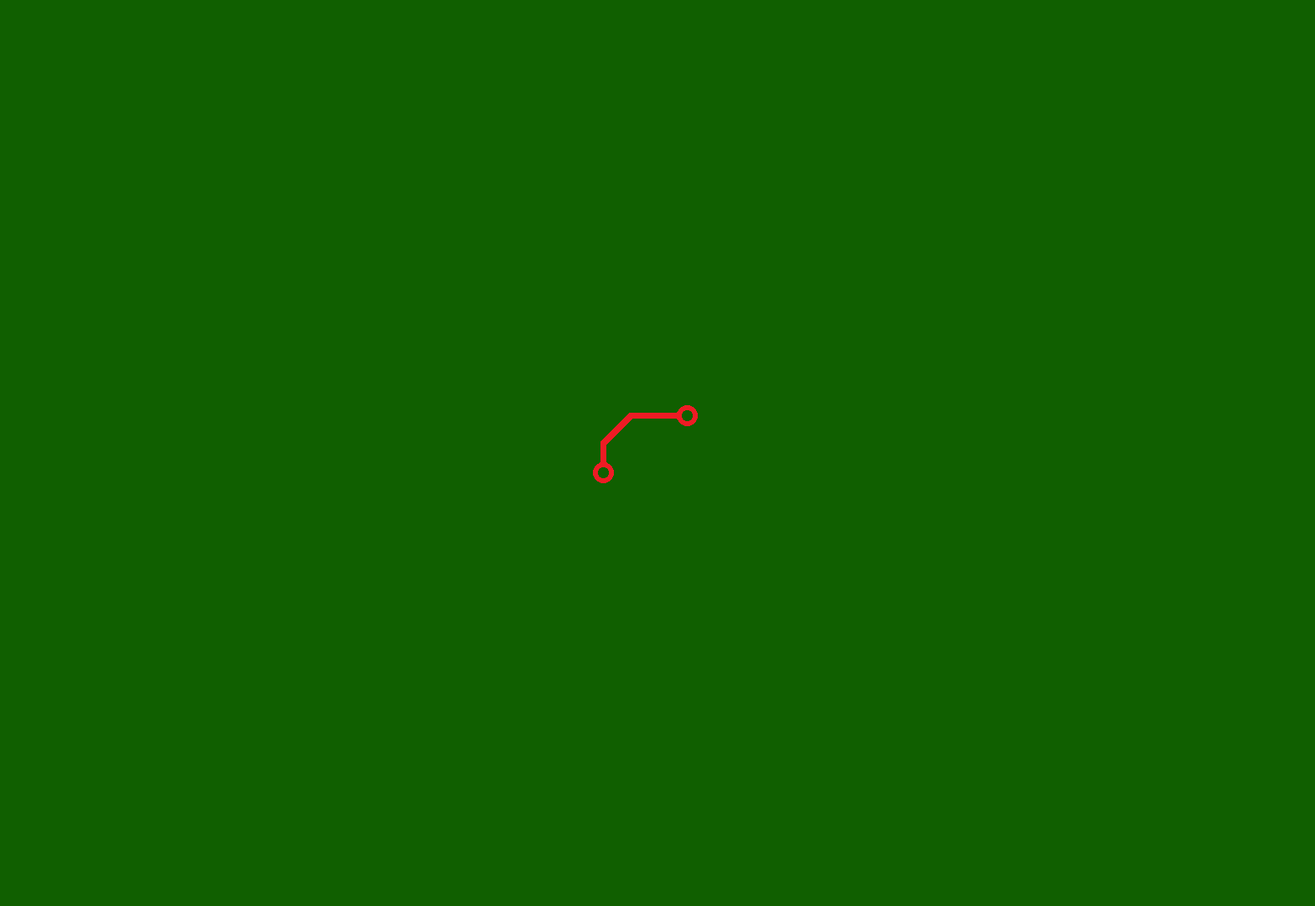
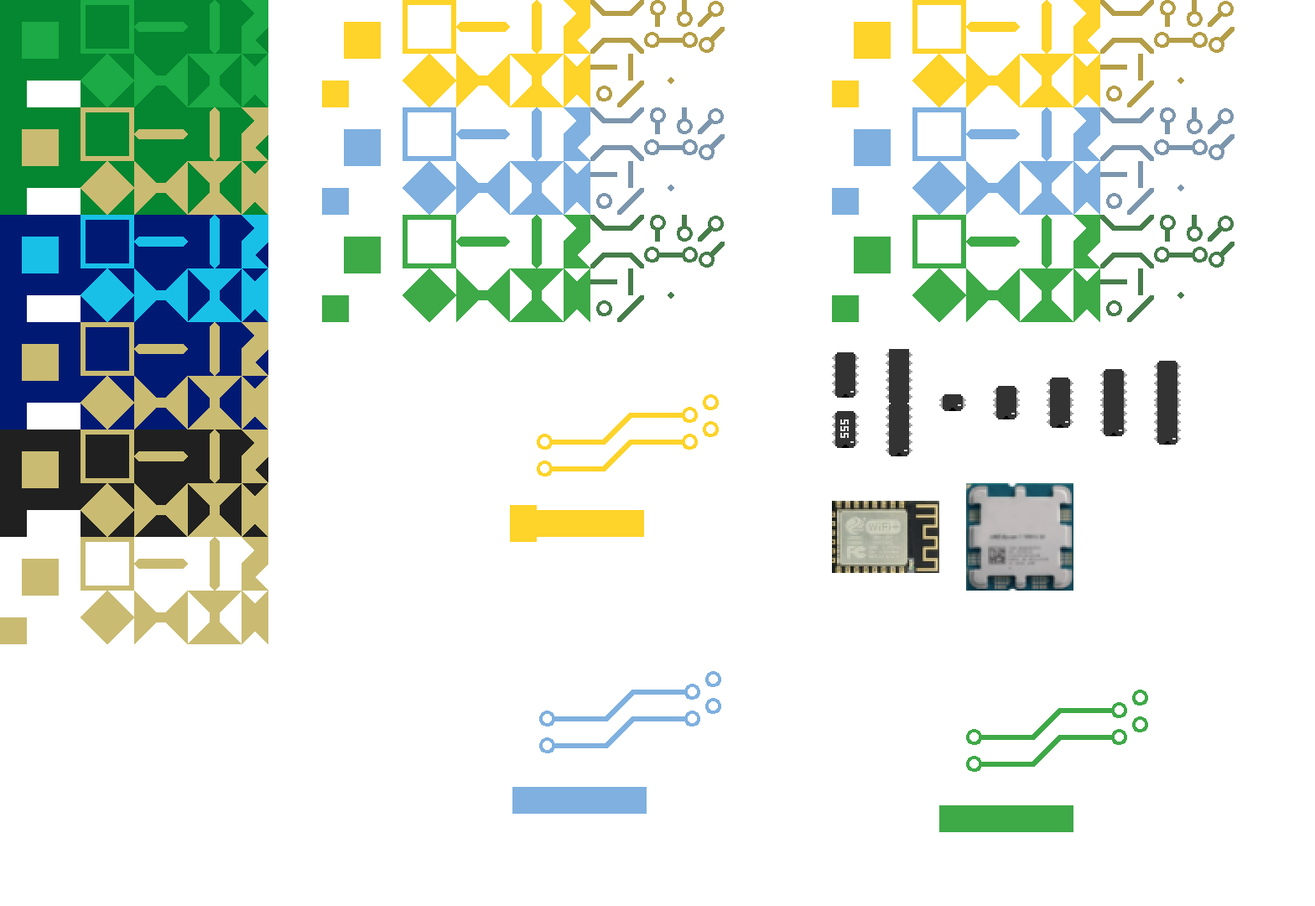
Revision of a layered 1315 x 906 image; what changed, layer by layer:
removed layer "pixil-layer-2 copy" over [600, 429, 618, 457]
removed layer "pixil-layer-0 copy" over [593, 456, 614, 484]
removed layer "pixil-layer-0" over [671, 405, 698, 427]
added group "-e-all" with 6 layers above "3" over [832, 0, 1235, 591]
added layer "cpu" in group "-e-all" over [832, 500, 940, 573]
added layer "cpu (1)" in group "-e-all" over [966, 483, 1074, 591]
added layer "circuit" in group "-e-all" over [832, 348, 1181, 457]
added layer "1" (1st of 2, in "-e-all") in group "-e-all" over [832, 0, 1235, 108]
added layer "2" (1st of 2, in "-e-all") in group "-e-all" over [832, 107, 1235, 215]
added layer "3" (1st of 2, in "-e-all") in group "-e-all" over [832, 214, 1235, 323]
added group "3" (2nd of 2) with 3 layers above "2" over [322, 214, 725, 323]
added layer "path" (1st of 4, in "3") in group "3" over [322, 214, 591, 323]
added layer "deco" in group "3" over [590, 214, 725, 323]
added group "2" (2nd of 2) with 3 layers above "1" over [322, 107, 725, 215]
added layer "path" (2nd of 4, in "2") in group "2" over [322, 107, 591, 215]
added layer "pixil-frame-0 copy 6" in group "2" over [590, 107, 725, 215]
added group "1" (2nd of 2) with 3 layers above "pixil-frame-0 copy 3" over [322, 0, 725, 108]
added layer "path" (3rd of 4, in "1") in group "1" over [322, 0, 591, 108]
added layer "pixil-frame-0 copy 5" in group "1" over [590, 0, 725, 108]
added layer "pixil-frame-0 copy 3" above "pixil-frame-0 copy 2" over [512, 671, 722, 814]
added layer "pixil-frame-0 copy 2" above "pixil-frame-0 copy" over [939, 689, 1149, 833]
added layer "pixil-frame-0 copy" above "path" over [509, 394, 719, 542]
showed "path" (4th of 4) over [0, 0, 269, 645]
hid "Background", painted on it over [0, 0, 1315, 906]
…and 4 more changes (4 removed)
